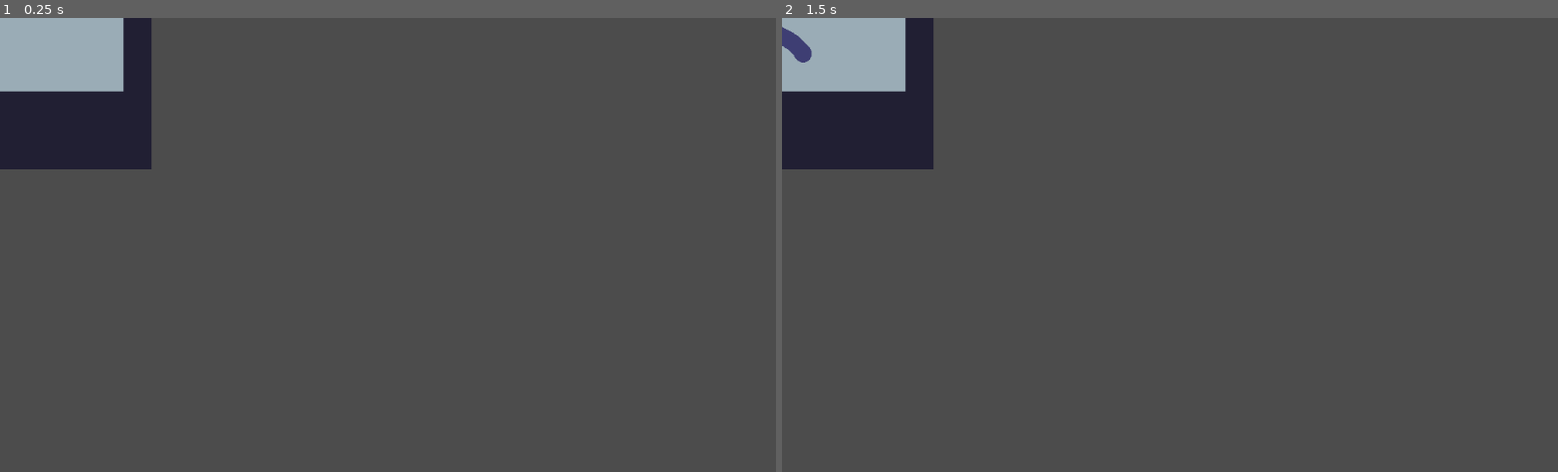
Above: before the commit, frames 1-2 (left to right).
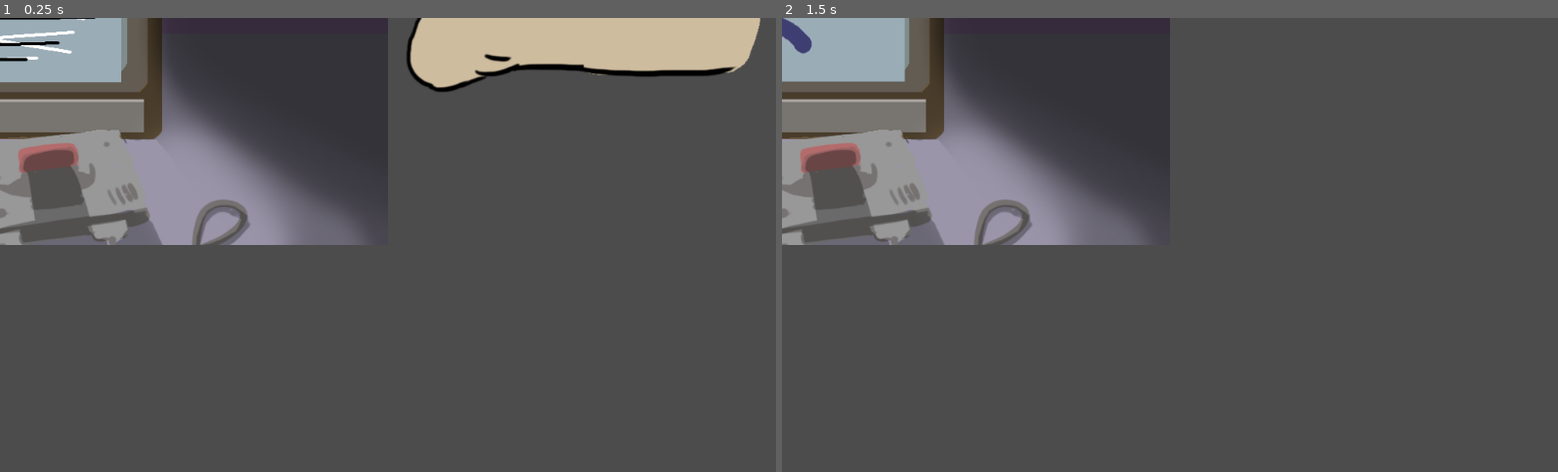
Above: after the commit, the same moments.

Repository: ericdsw/global_game_jam_2020
Game: Godot game, scene res://Screens/MiniGames/FixTV/FixTVMinigame.tscn
Two runs of this game, one before a commit and one after it. Both use one fixed random seed, a clock stepped at 60 frames per second and the inputs below. This scene is started directly instead of the project's main scene.
Inputs (mouse positions are in pixels of both pictures, inside the frame that each line leads up to):
- Up to frame 1 (0.25 s): no input
- Up to frame 2 (1.5 s): tap Enter (ui_accept) at 0.5, 0.77, 0.8, 1.07, 1.25 s; move the mouse to (1340, 222) at 0.52 s; press the mouse at (1340, 222) at 0.53 s; release the mouse at (1340, 222) at 1.25 s; drag from (1014, 267) to (1131, 335) at 1.27 s

The runs differ from the first frame. In frame 1, 23% of the frame differs, in the area x 0-98%, y 0-50%; in frame 2, 17%.

Commit message:
Add temp assets to FixTV minigame.

Diff:
--- a/Screens/MiniGames/FixTV/FixTVMinigame.gd
+++ b/Screens/MiniGames/FixTV/FixTVMinigame.gd
@@ -2,16 +2,28 @@
 
 onready var rest_timer : Timer = get_node("RestTimer")
 onready var anim_player : AnimationPlayer = get_node("TV/AnimationPlayer")
+onready var arm : Sprite = get_node("Arm")
+onready var foot : Sprite = get_node("Foot")
+onready var a_i_pos : Vector2 = get_node("ArmRest").global_position
+onready var a_f_pos : Vector2 = get_node("ArmFinal").global_position
+onready var f_i_pos : Vector2 = get_node("FootRest").global_position
+onready var f_f_pos : Vector2 = get_node("FootFinal").global_position
+onready var a_tween : Tween = get_node("ArmTween")
+onready var f_tween : Tween = get_node("FootTween")
 
 var amount_of_clicks : int = 5
 var click_counter : int = 0
+var done : bool = false
 
 func _ready():
 	_set_amount_of_clicks(1, 5)
 	_set_rest_timeout(0.5)
 
 func _input(event : InputEvent) -> void:
+	if done: return
+
 	if event.is_action_pressed("click"):
+		_animate_arm_or_foot()
 		click_counter += 1
 
 		if click_counter < amount_of_clicks:
@@ -29,6 +41,19 @@
 	randomize()
 	amount_of_clicks = randi() % _max + _min
 
+func _animate_arm_or_foot() -> void:
+	randomize()
+	if randi() % 10 + 1 < 5:
+		a_tween.stop_all()
+		arm.global_position = a_i_pos
+		a_tween.interpolate_property(arm, "global_position", a_i_pos, a_f_pos, 0.1, Tween.TRANS_CUBIC, Tween.EASE_IN)
+		a_tween.start()
+	else:
+		f_tween.stop_all()
+		foot.global_position = f_i_pos
+		f_tween.interpolate_property(foot, "global_position", f_i_pos, f_f_pos, 0.1, Tween.TRANS_CUBIC, Tween.EASE_IN)
+		f_tween.start()
+
 # Sets the time the player has to NOT click in order to succeed.
 # Probably a smaller time is easier.
 # Should the game timer wait for this timer?
@@ -41,8 +66,16 @@
 
 func on_success() -> void:
 	rest_timer.stop()
+	done = true
 	.on_success()
 
 func on_failure() -> void:
 	rest_timer.stop()
+	done = true
 	.on_failure()
+
+func _on_ArmTween_tween_completed(object : Object, key : String) -> void:
+	pass
+
+func _on_FootTween_tween_completed(object : Object, key : String) -> void:
+	pass
--- a/Screens/MiniGames/FixTV/FixTVMinigame.tscn
+++ b/Screens/MiniGames/FixTV/FixTVMinigame.tscn
@@ -1,10 +1,13 @@
-[gd_scene load_steps=8 format=2]
+[gd_scene load_steps=11 format=2]
 
 [ext_resource path="res://Screens/MiniGames/BaseMinigame.tscn" type="PackedScene" id=1]
 [ext_resource path="res://Screens/MiniGames/FixTV/FixTVMinigame.gd" type="Script" id=2]
 [ext_resource path="res://Resources/FixTV/tv-off.png" type="Texture" id=3]
 [ext_resource path="res://Resources/FixTV/tv-static.png" type="Texture" id=4]
 [ext_resource path="res://Resources/FixTV/tv-on.png" type="Texture" id=5]
+[ext_resource path="res://Resources/FixTV/BGT.png" type="Texture" id=6]
+[ext_resource path="res://Resources/FixTV/FootT.png" type="Texture" id=7]
+[ext_resource path="res://Resources/FixTV/FistT.png" type="Texture" id=8]
 
 [sub_resource type="Animation" id=1]
 resource_name = "bad_hit"
@@ -43,14 +46,44 @@
 script = ExtResource( 2 )
 duration = 3.0
 
-[node name="TV" type="Sprite" parent="." index="1"]
-texture = ExtResource( 3 )
+[node name="Background" type="Sprite" parent="." index="1"]
+texture = ExtResource( 6 )
+
+[node name="TV" type="Sprite" parent="." index="2"]
+position = Vector2( 0, -39 )
+texture = ExtResource( 4 )
 
 [node name="AnimationPlayer" type="AnimationPlayer" parent="TV" index="0"]
 anims/bad_hit = SubResource( 1 )
 anims/good_hit = SubResource( 2 )
 
-[node name="RestTimer" type="Timer" parent="." index="2"]
+[node name="RestTimer" type="Timer" parent="." index="3"]
 wait_time = 0.5
 one_shot = true
+
+[node name="Arm" type="Sprite" parent="." index="4"]
+position = Vector2( -775.847, -38.8409 )
+texture = ExtResource( 8 )
+
+[node name="Foot" type="Sprite" parent="." index="5"]
+position = Vector2( 764.31, -61.7132 )
+texture = ExtResource( 7 )
+
+[node name="ArmRest" type="Position2D" parent="." index="6"]
+position = Vector2( -778, -37 )
+
+[node name="FootRest" type="Position2D" parent="." index="7"]
+position = Vector2( 767, -58 )
+
+[node name="ArmFinal" type="Position2D" parent="." index="8"]
+position = Vector2( -450, -50 )
+
+[node name="FootFinal" type="Position2D" parent="." index="9"]
+position = Vector2( 434, -180 )
+
+[node name="ArmTween" type="Tween" parent="." index="10"]
+
+[node name="FootTween" type="Tween" parent="." index="11"]
 [connection signal="timeout" from="RestTimer" to="." method="_on_RestTimer_timeout"]
+[connection signal="tween_completed" from="ArmTween" to="." method="_on_ArmTween_tween_completed"]
+[connection signal="tween_completed" from="FootTween" to="." method="_on_FootTween_tween_completed"]
Binary file added: Resources/FixTV/BGT.png
Not shown, added: Resources/FixTV/BGT.png.import
Binary file added: Resources/FixTV/FistT.png
Not shown, added: Resources/FixTV/FistT.png.import
Binary file added: Resources/FixTV/FootT.png
Not shown, added: Resources/FixTV/FootT.png.import
Binary file added: Resources/FixTV/GuideT.png
Not shown, added: Resources/FixTV/GuideT.png.import
Binary file added: Resources/FixTV/ScreenAnimT.png
Not shown, added: Resources/FixTV/ScreenAnimT.png.import
Binary file changed: Resources/FixTV/tv-off.png
Binary file changed: Resources/FixTV/tv-on.png
(and 1 more such lines)
